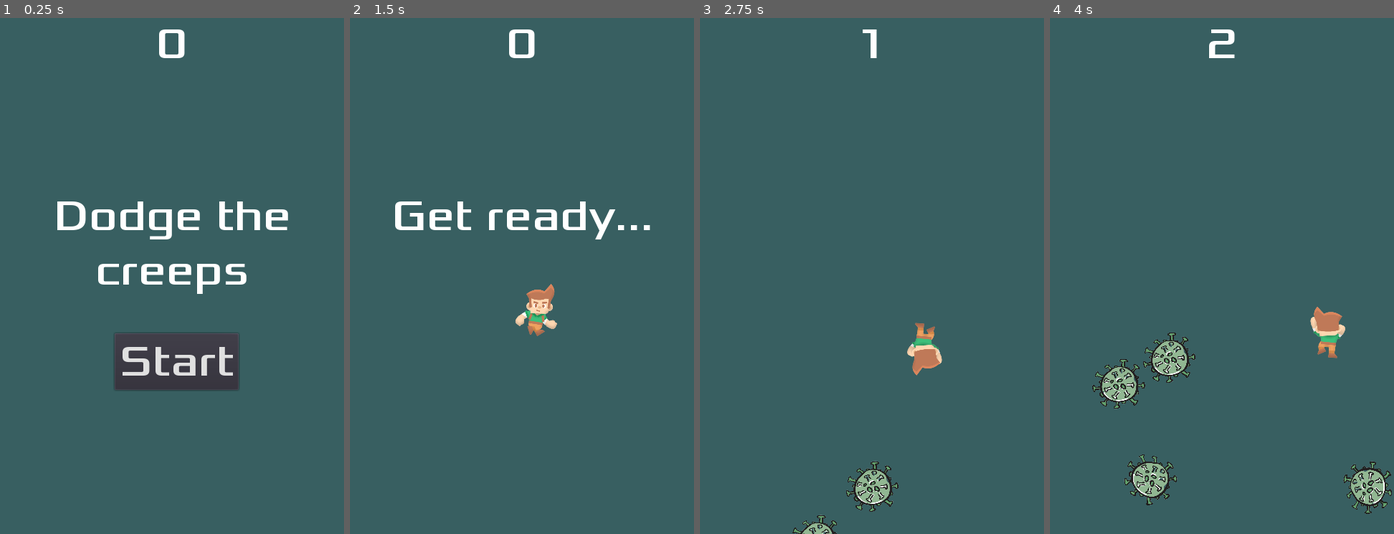
Above: before the commit, frames 1-4 (left to right).
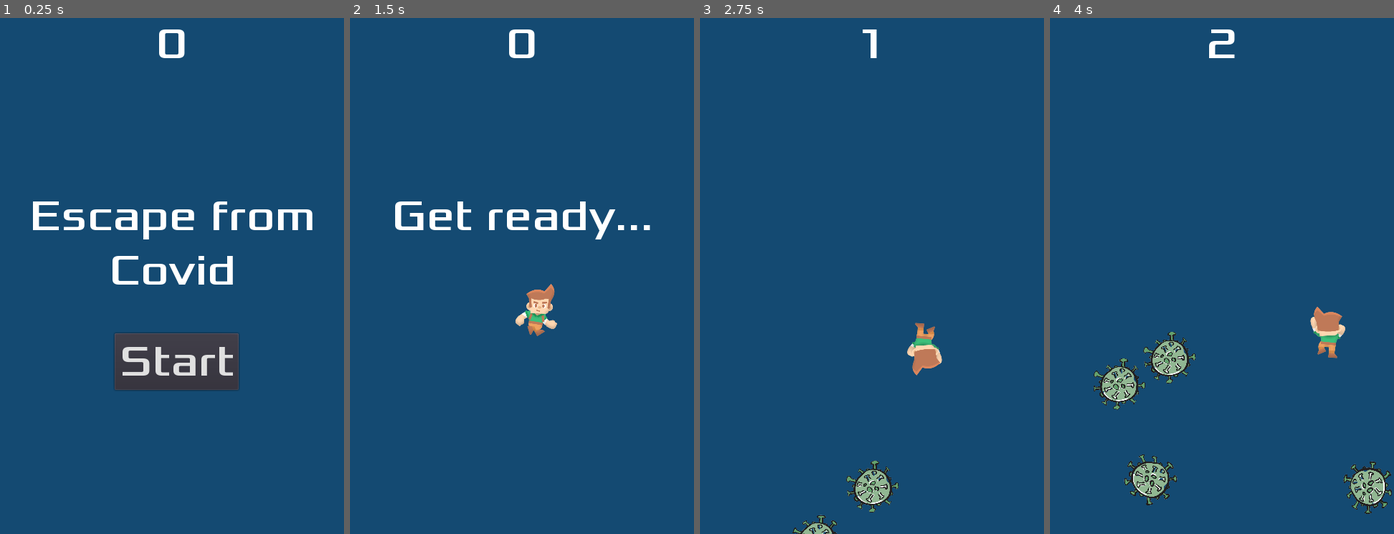
Above: after the commit, the same moments.

Repository: dastasoft/escape-from-covid-godot-2d-game
Game: Godot game, scene res://Main.tscn
Two runs of this game, one before a commit and one after it. Both use one fixed random seed, a clock stepped at 60 frames per second and the inputs below.
Inputs:
- Up to frame 1 (0.25 s): no input
- Up to frame 2 (1.5 s): click "Start" at 0.5 s; tap Enter at 1.25 s; hold D (move_right) from 1.28 s (still down)
- Up to frame 3 (2.75 s): release D (move_right) at 2.03 s; hold S (move_down) from 2.03 s (still down)
- Up to frame 4 (4 s): release S (move_down) at 2.78 s; hold D (move_right) 2.78-3.53 s; hold W (move_up) from 3.53 s (still down)

The runs differ from the first frame. In frame 1, 95% of the frame differs, in the area x 0-100%, y 0-100%; in frame 2, 98%; in frame 3, 98%; in frame 4, 96%.

Commit message:
escape from covid

Diff:
--- a/HUD.gd
+++ b/HUD.gd
@@ -14,7 +14,7 @@
 	show_message("Game Over")
 	yield($MessageTimer, "timeout")
 	Engine.time_scale = 1
-	$MessageLabel.text = "Dodge the Creeps"
+	$MessageLabel.text = "Escape from Covid"
 	$MessageLabel.show()
 	yield(get_tree().create_timer(1.0), "timeout")
 	$Button.show()
--- a/HUD.tscn
+++ b/HUD.tscn
@@ -26,7 +26,7 @@
 margin_right = 241.0
 margin_bottom = 29.0
 theme = ExtResource( 1 )
-text = "Dodge the creeps"
+text = "Escape from Covid"
 align = 1
 autowrap = true
 
--- a/Main.tscn
+++ b/Main.tscn
@@ -5,7 +5,7 @@
 [ext_resource path="res://Player.tscn" type="PackedScene" id=3]
 [ext_resource path="res://HUD.tscn" type="PackedScene" id=4]
 [ext_resource path="res://art/loop.wav" type="AudioStream" id=5]
-[ext_resource path="res://art/game-over.wav" type="AudioStream" id=6]
+[ext_resource path="res://art/game_over.wav" type="AudioStream" id=6]
 [ext_resource path="res://Camera2D.gd" type="Script" id=7]
 
 [sub_resource type="Curve2D" id=1]
@@ -29,7 +29,7 @@
 margin_top = -2500.0
 margin_right = 2020.0
 margin_bottom = 1780.0
-color = Color( 0.2204, 0.37202, 0.38, 1 )
+color = Color( 0.0784314, 0.290196, 0.447059, 1 )
 __meta__ = {
 "_edit_use_anchors_": true
 }
--- a/Mob.gd
+++ b/Mob.gd
@@ -4,9 +4,8 @@
 export var max_speed = 250.0
 
 func _ready():
-	#$AnimatedSprite.playing = true
-	#var mob_types = $AnimatedSprite.frames.get_animation_names()
-	#$AnimatedSprite.animation = mob_types[randi() % mob_types.size()]
+	$AnimatedSprite.playing = true
+	$AnimatedSprite.animation = "walk"
 	pass
 
 
--- a/Mob.tscn
+++ b/Mob.tscn
@@ -1,7 +1,16 @@
-[gd_scene load_steps=4 format=2]
+[gd_scene load_steps=6 format=2]
 
 [ext_resource path="res://art/covid.png" type="Texture" id=1]
+[ext_resource path="res://art/covid2.png" type="Texture" id=2]
 [ext_resource path="res://Mob.gd" type="Script" id=7]
+
+[sub_resource type="SpriteFrames" id=3]
+animations = [ {
+"frames": [ ExtResource( 1 ), ExtResource( 2 ) ],
+"loop": true,
+"name": "walk",
+"speed": 5.0
+} ]
 
 [sub_resource type="CapsuleShape2D" id=2]
 radius = 36.0
@@ -12,9 +21,10 @@
 gravity_scale = 0.0
 script = ExtResource( 7 )
 
-[node name="Sprite" type="Sprite" parent="."]
+[node name="AnimatedSprite" type="AnimatedSprite" parent="."]
 scale = Vector2( 0.15, 0.15 )
-texture = ExtResource( 1 )
+frames = SubResource( 3 )
+animation = "walk"
 
 [node name="CollisionShape2D" type="CollisionShape2D" parent="."]
 rotation = 1.5708
--- a/project.godot
+++ b/project.godot
@@ -10,12 +10,10 @@
 
 [application]
 
-config/name="Dodge the Creeps (2D): starter project"
-config/description="A 2D game where you dodge little aliens.
-
-This is the starter project for the video version of the tutorial published on the GDQuest YouTube channel."
+config/name="Escape from Covid"
+config/description="A 2D game where you escape from covid."
 run/main_scene="res://Main.tscn"
-config/icon="res://icon.png"
+config/icon="res://art/covid.png"
 
 [display]
 
Binary file added: art/covid2.png
Not shown, changed: art/covid2.png.import
Not shown, added: art/game_over.wav.import
Binary file removed: icon.png
Not shown, changed: .DS_Store
Not shown, added: art/.DS_Store
Not shown, removed: art/game-over.wav
Not shown, added: art/game_over.wav
